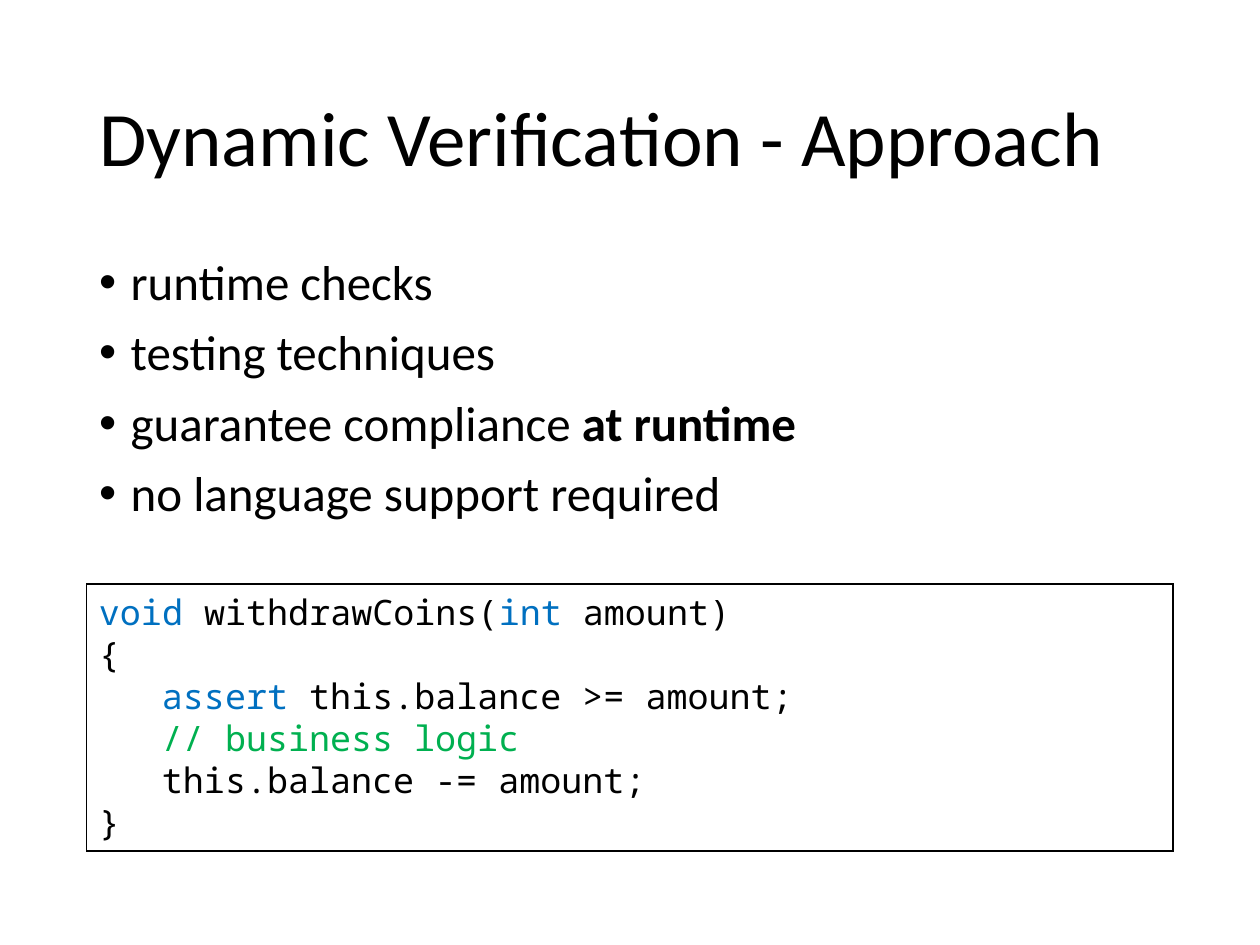
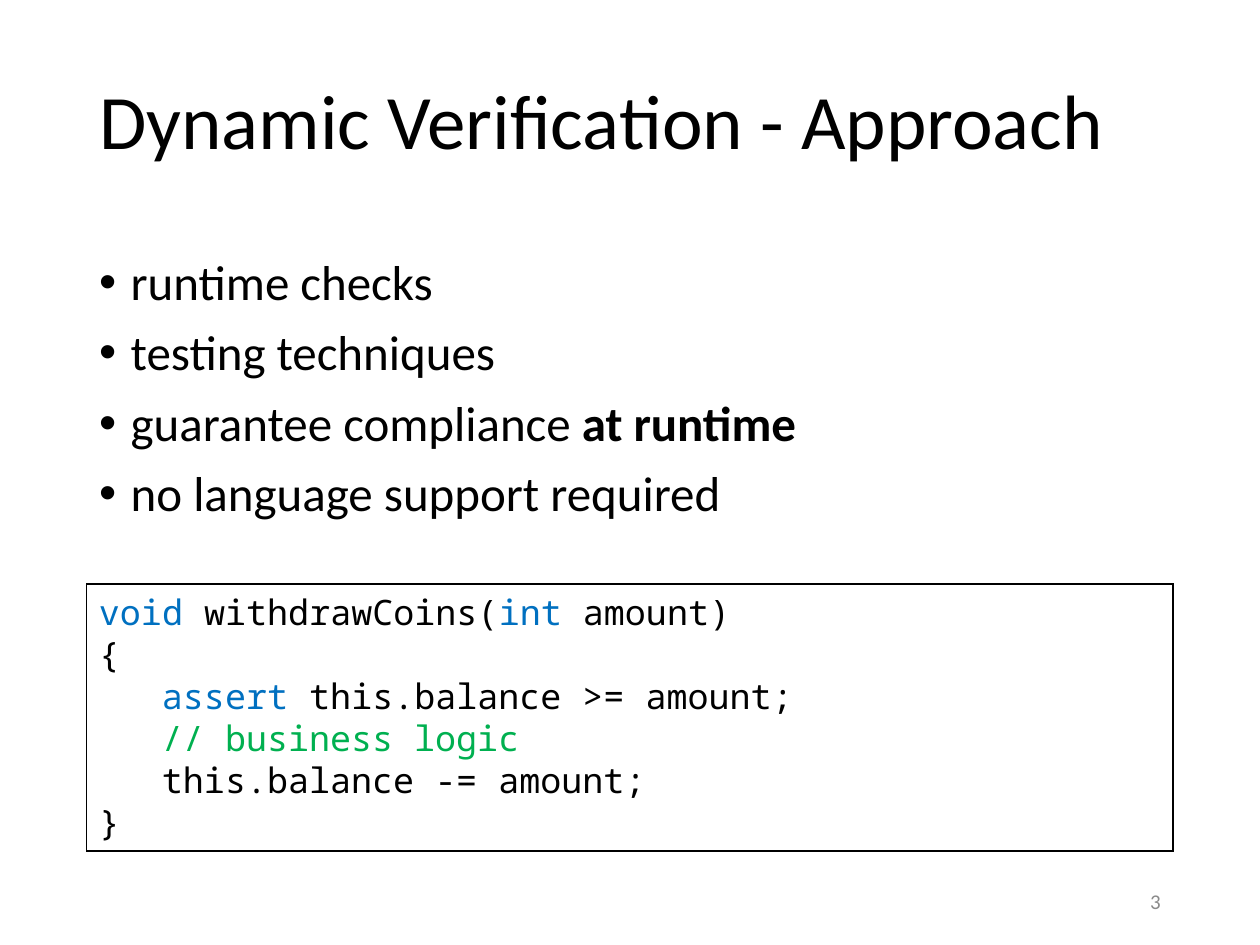
Before and after one commit to olydis/GradVerThesis, a slide deck: slide 3 of presentation/PLunch.pptx. Drawn at 1260x945 pixels with LibreOffice and Linux fonts; fonts in the diff are those of the drawing. Boxes give left, top, right and bottom in pixels: in the first picture for what was removed or moved away, otherwise in the second. Text is boxed around its words. In the diff, an @@ line names an element or a change of style, - is before the commit and + after.

```diff
--- a/presentation/PLunch.pptx
+++ b/presentation/PLunch.pptx
@@ title "Dynamic Verification - Approach": place and size @@
-title "Dynamic Verification - Approach" at box(99, 112, 1102, 179)
+title "Dynamic Verification - Approach" at box(99, 95, 1102, 162)
@@ page number added at box(1150, 895, 1161, 909), 12 pt, text #8C8C8C @@
+3
```
Also in this commit, not shown: 8 other slides changed, 2 slides added, 7 other files.
